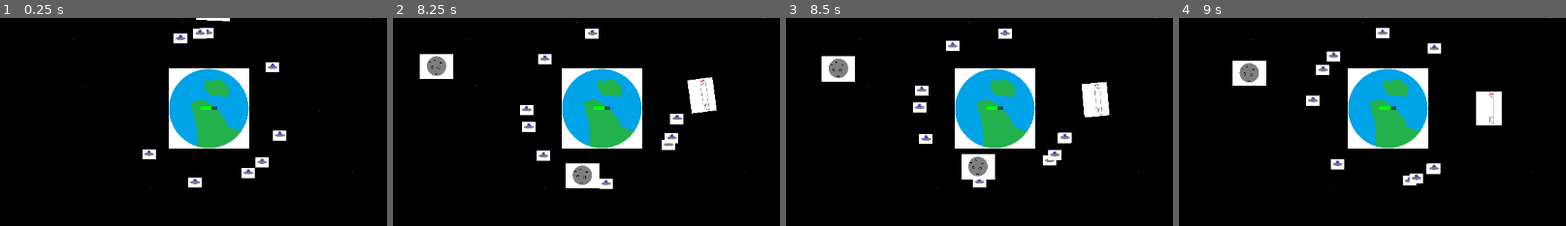
Above: before the commit, frames 1-4 (left to right).
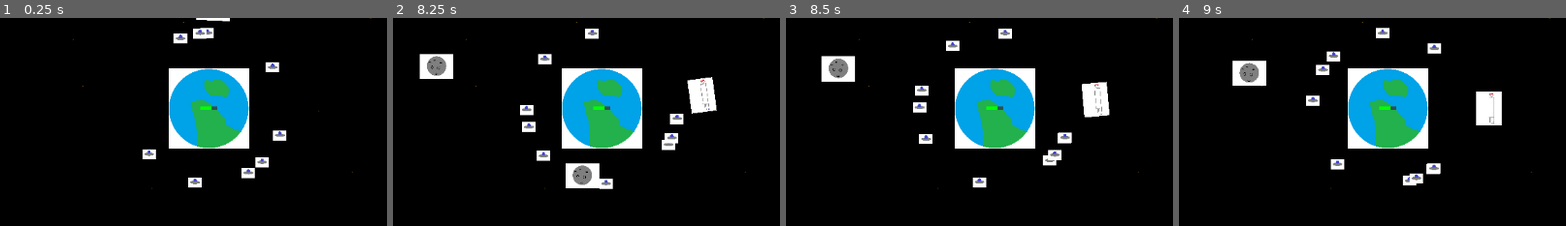
Above: after the commit, the same moments.

Repository: Swimnato/BYU-Game-Jam-2024
Game: Godot game, scene res://scenes/Main Scene.tscn
Two runs of this game, one before a commit and one after it. Both use one fixed random seed, a clock stepped at 60 frames per second and the inputs below.
Inputs (mouse positions are % of the whole screen's width and height, from its top left):
- Up to frame 1 (0.25 s): no input
- Up to frame 2 (8.25 s): move the mouse to (72, 43) at 0.52 s; click (72, 43) at 0.67 s; move the mouse to (30, 53) at 1.27 s; click (30, 53) at 1.42 s; move the mouse to (60, 25) at 2.02 s; click (60, 25) at 2.17 s; move the mouse to (45, 69) at 2.77 s; click (45, 69) at 2.92 s; move the mouse to (80, 64) at 3.52 s; click (80, 64) at 3.67 s; move the mouse to (20, 32) at 4.27 s; click (20, 32) at 4.42 s; move the mouse to (55, 48) at 5.02 s; click (55, 48) at 5.17 s; move the mouse to (35, 22) at 5.77 s; click (35, 22) at 5.92 s; move the mouse to (72, 43) at 6.52 s; click (72, 43) at 6.67 s; move the mouse to (30, 53) at 7.27 s; click (30, 53) at 7.42 s; move the mouse to (60, 25) at 8.02 s; click (60, 25) at 8.17 s
- Up to frame 3 (8.5 s): no input
- Up to frame 4 (9 s): move the mouse to (45, 69) at 8.77 s; click (45, 69) at 8.92 s
The pictures show only the part of the screen within x 23-73%, y 26-76%; the shares and areas given below are measured in that part.

Frames 1-2 are identical in both runs. In frame 3, 1.1% of the frame differs, in the area x 45-55%, y 65-78%; in frame 4, nothing differs.

Commit message:
added guidelines for orbits

Diff:
--- a/game-jam-2024/scenes/Main Scene.tscn
+++ b/game-jam-2024/scenes/Main Scene.tscn
@@ -6,8 +6,6 @@
 [ext_resource type="Script" path="res://scripts/planet_dev_art.gd" id="4_50ck8"]
 [ext_resource type="Texture2D" uid="uid://krt7327yq0br" path="res://art/temp/Main Ship Dev Art.png" id="5_i8m0v"]
 [ext_resource type="Script" path="res://scripts/main_ship_dev_art.gd" id="6_bitnt"]
-[ext_resource type="Texture2D" uid="uid://b6uc0fa4ryuis" path="res://art/temp/Asteroid Dev Art.png" id="8_gwdi6"]
-[ext_resource type="Script" path="res://scripts/Asteroid_Main.gd" id="9_bklsd"]
 [ext_resource type="Script" path="res://scripts/selection.gd" id="10_yx8jt"]
 [ext_resource type="Script" path="res://scripts/scr_drone_controller.gd" id="11_dnc7g"]
 [ext_resource type="PackedScene" uid="uid://o5hy3ktnw1c1" path="res://scenes/Status_Bars.tscn" id="11_o44ox"]
@@ -39,14 +37,6 @@
 texture = ExtResource("5_i8m0v")
 script = ExtResource("6_bitnt")
 
-[node name="Asteroid" type="Sprite2D" parent="."]
-visible = false
-position = Vector2(-748.801, -259.703)
-rotation = -0.000753172
-scale = Vector2(-0.23, -0.23)
-texture = ExtResource("8_gwdi6")
-script = ExtResource("9_bklsd")
-
 [node name="Camera2D" type="Camera2D" parent="."]
 
 [node name="Selection" type="Node2D" parent="."]
--- a/game-jam-2024/scripts/Asteroid_Main.gd
+++ /dev/null
@@ -1,20 +0,0 @@
-extends Sprite2D
-
-
-const AsteroidMovement = preload("res://scripts/AsteroidMovement.gd");
-var movement = AsteroidMovement.new();
-
-# Called when the node enters the scene tree for the first time.
-func _ready() -> void:
-	pass
-
-
-# Called every frame. 'delta' is the elapsed time since the previous frame.
-func _process(delta: float) -> void:
-	set_position(movement.updatePosition(position, delta * 1000));
-
-	if position.x == position.y and position.y == 0:
-		get_parent().remove_child(self)
-
-func setPosition(newPos):
-	set_position(newPos)
--- a/game-jam-2024/scripts/scr_asteroid.gd
+++ b/game-jam-2024/scripts/scr_asteroid.gd
@@ -9,8 +9,12 @@
 
 @export var min_speed = 1.0
 @export var max_speed = 2.0
+@export var thresholdAroundPlanet = 200;
+
 @onready var angle: Vector2 = (position * -1).normalized()
 var speed = rng.randf_range(min_speed, max_speed)
+
+
 
 # Called when the node enters the scene tree for the first time.
 func _ready() -> void:
@@ -19,6 +23,10 @@
 # Called every frame. 'delta' is the elapsed time since the previous frame.
 func _process(delta: float) -> void:
 	move(delta)
+	if abs(position.x) < thresholdAroundPlanet  and abs(position.y) < thresholdAroundPlanet:
+		#deal damage to planet
+		get_parent().asteroids.erase(self);
+		get_parent().remove_child(self)
 
 func move(delta: float) -> void:
 	position += angle * speed * delta * 60
--- a/game-jam-2024/scripts/scr_drone.gd
+++ b/game-jam-2024/scripts/scr_drone.gd
@@ -13,10 +13,15 @@
 @export var selectionBoxSize = Vector2(60,40);
 @export var selecitonBoxColor = Color.AQUA;
 
+@export var attackDistance = 150;
+@export var movementSpeed = 1;
+
 var orbit_angle = 0
 var selected = false;
 
 var targetedObject;
+var asteroids: Array;
+
 
 # Called when the node enters the scene tree for the first time.
 func _ready() -> void:
@@ -30,6 +35,34 @@
 			move_orbit(lower_orbit_radius, delta)
 		states.ORBIT_UPPER:
 			move_orbit(upper_orbit_radius, delta)
+		states.ATTACK:
+			if(asteroids.has(targetedObject)):
+				print("Moving to Asteroid!")
+				moveToObject();
+			else:
+				current_state = states.ORBIT_UPPER;
+				print("Asteroid Deleted!");
+		states.COLLECT:
+			moveToObject(true);
+
+func moveToObject(touchingObject: bool = false):
+	var distx = targetedObject.position.x - position.x;
+	var disty = targetedObject.position.y - position.y;
+	var total_distance = (distx**2 + disty**2)**.5;
+	var desiredDistance = attackDistance;
+	if(touchingObject):
+		desiredDistance = 0
+	if(total_distance >= desiredDistance):
+		var theta = atan(abs(disty)/abs(distx));
+		if(distx > 0):
+			position.x += movementSpeed * cos(theta);
+		else:
+			position.x -= movementSpeed * cos(theta);
+		if(disty > 0):
+			position.y += movementSpeed * sin(theta);
+		else:
+			position.y -= movementSpeed * sin(theta);
+
 
 #handle instruction state change
 func _input(event):
@@ -49,11 +82,14 @@
 
 func attackAsteroid(asteroid):
 	targetedObject = asteroid;
+	current_state = states.ATTACK;
+	asteroids = asteroid.get_parent().asteroids;
 	print("Attacking asteroid @")
 	print(asteroid.position)
 
 func collectResource(resource):
 	targetedObject = resource;
+	current_state = states.COLLECT;
 
 func _draw() -> void:
 	if selected:
--- a/game-jam-2024/scripts/selection.gd
+++ b/game-jam-2024/scripts/selection.gd
@@ -10,6 +10,9 @@
 
 @onready var drones = $"../droneController".drones;
 @onready var asteroids = $"../asteroidController".asteroids;
+
+@onready var lower_orbit_radius = $"../droneController".lower_orbit_radius
+@onready var upper_orbit_radius = $"../droneController".upper_orbit_radius
 
 var selectedDrones: Array;
 
@@ -31,6 +34,9 @@
 	if endPos != startPos:
 		var size = (startPos - endPos)
 		draw_rect(Rect2(endPos, size), Color.SKY_BLUE, false, 2)
+	if(selectedDrones.size() > 0 and isMouseDown == false):
+		draw_circle(Vector2(0,0), lower_orbit_radius, Color.GREEN, false, 2);
+		draw_circle(Vector2(0,0), upper_orbit_radius, Color.GREEN, false, 2);
 
 
 func _input(event):
@@ -44,6 +50,10 @@
 				if(isOverAsteroid(endPos)):
 					for drone in selectedDrones:
 						drone.attackAsteroid(selectedItem);
+				while(!selectedDrones.is_empty()):
+					var drone = selectedDrones[0];
+					drone.selected = false;
+					selectedDrones.erase(drone);
 			startPos = Vector2(0,0)
 			endPos = Vector2(0,0)
 
Not shown: 1 places in game-jam-2024/scenes/Main Scene.tscn that only renumber resources
